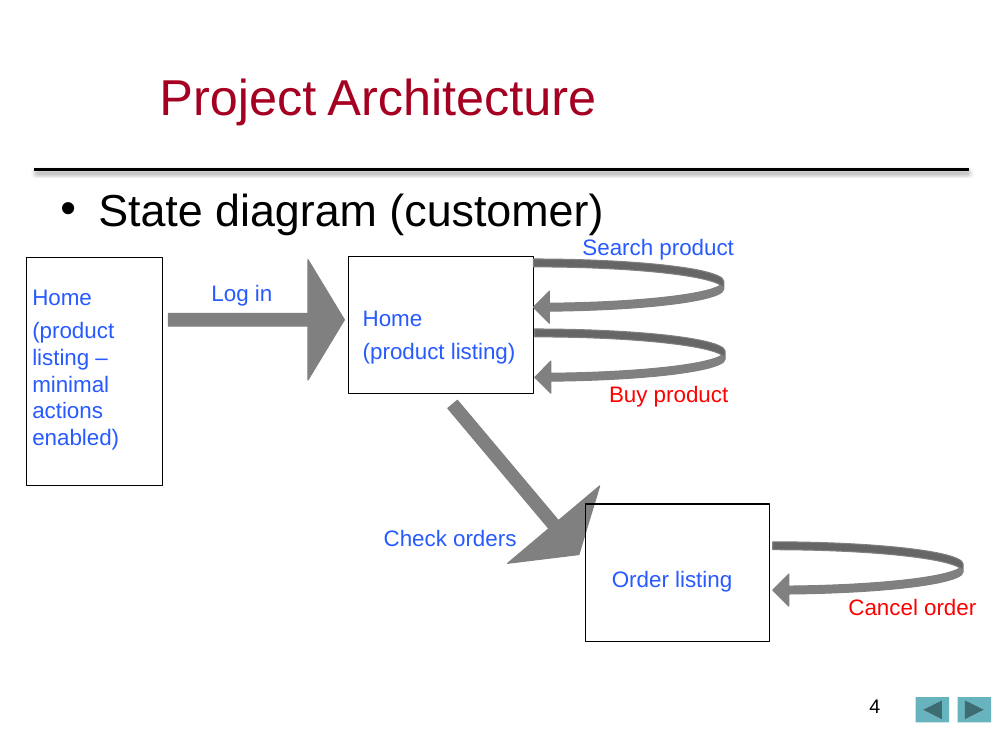
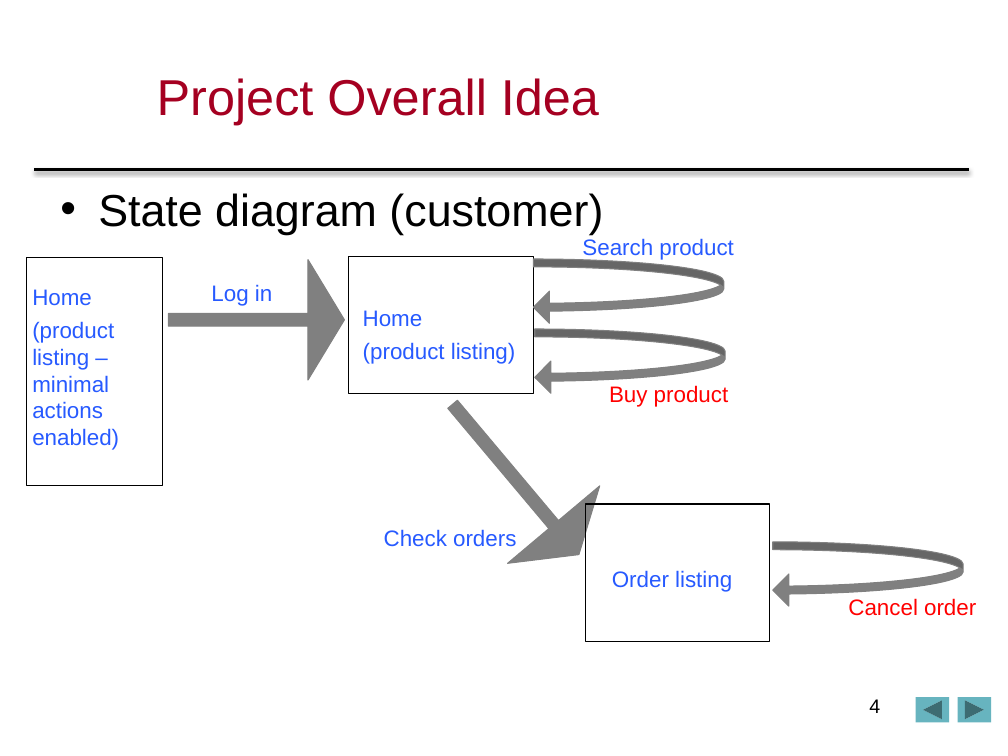
Before and after one commit to sonialin/comp433p2p3, a slide deck: slide 4 of comp433p2p3/COMP433FinalPPT.pptx. Drawn at 1008x756 pixels with LibreOffice and Linux fonts; fonts in the diff are those of the drawing; background and template pictures are left out. Boxes give left, top, right and bottom in pixels: in the first picture for what was removed or moved away, otherwise in the second. Text is boxed around its words. In the diff, an @@ line names an element or a change of style, - is before the commit and + after.

```diff
--- a/comp433p2p3/COMP433FinalPPT.pptx
+++ b/comp433p2p3/COMP433FinalPPT.pptx
@@ title at box(157, 78, 599, 124): text changed @@
-Project Architecture
+Project Overall Idea
```
Also in this commit, not shown: 5 other slides changed, 1 slide added, 1 other file.
